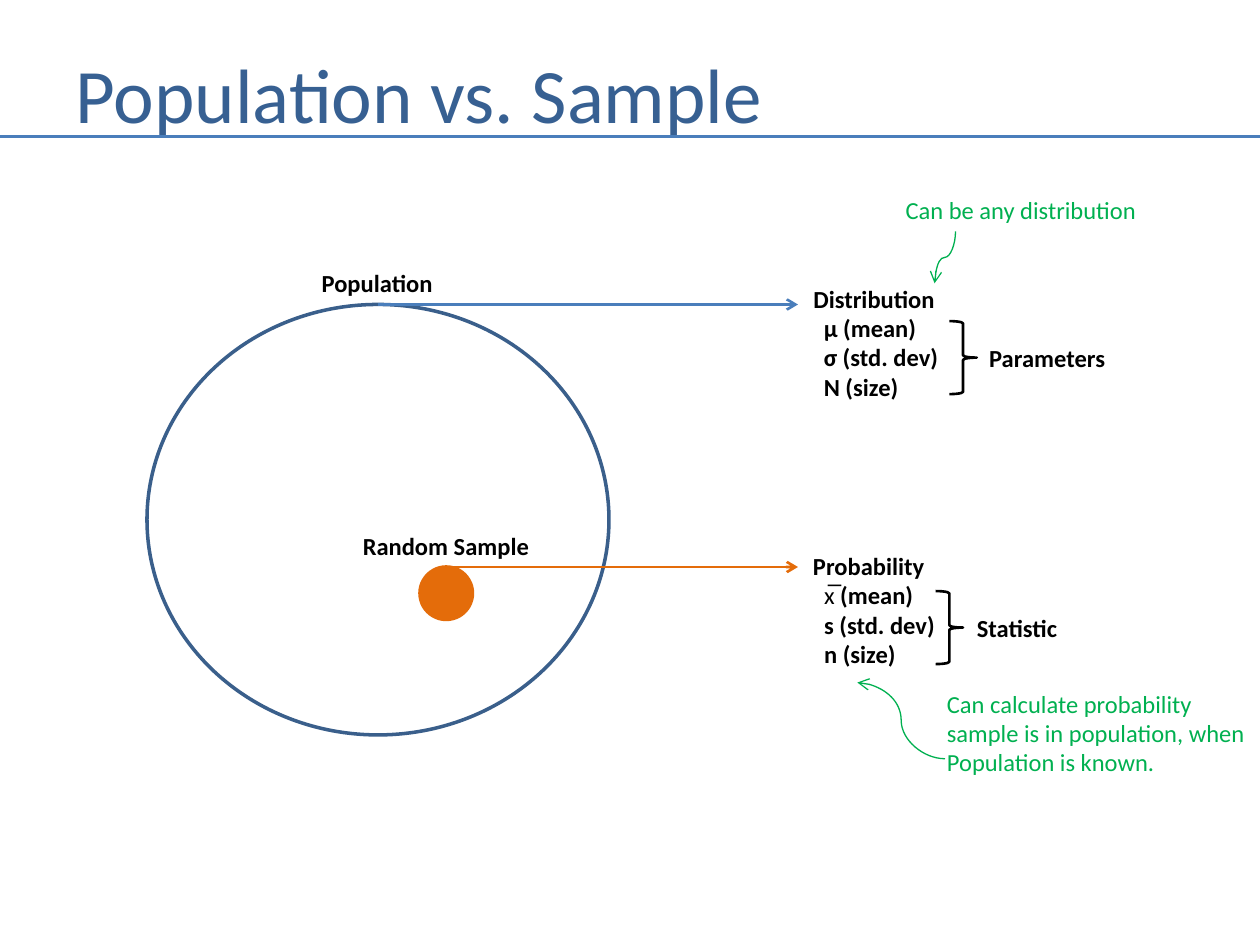
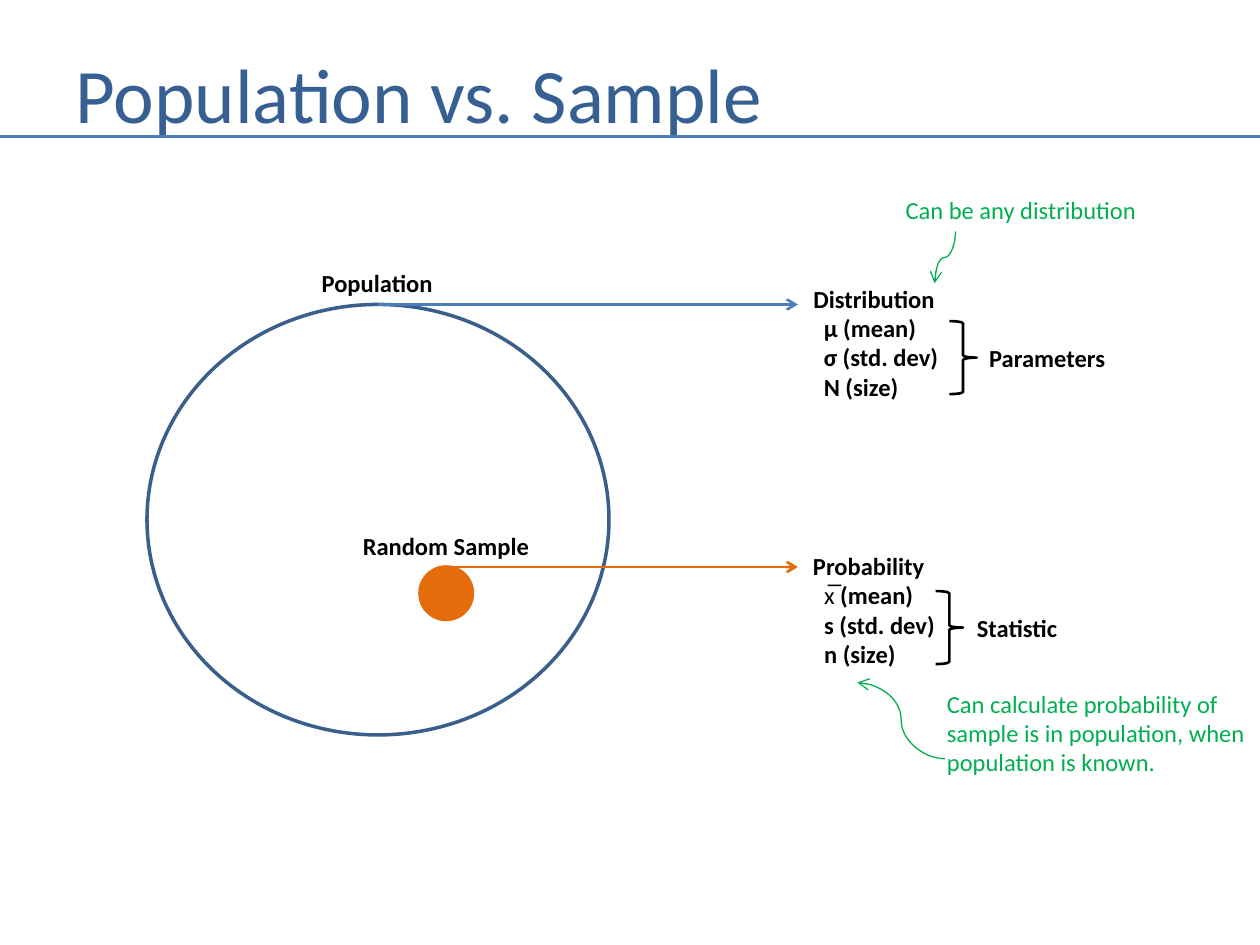
Before and after one commit to andrewferlitsch/Portland-Data-Science-Group, a slide deck: slide 8 of Presentations/Stats - Basics - Terms.pptx. Drawn at 1260x945 pixels with LibreOffice and Linux fonts; fonts in the diff are those of the drawing. Boxes give left, top, right and bottom in pixels: in the first picture for what was removed or moved away, otherwise in the second. Text is boxed around its words. In the diff, an @@ line names an element or a change of style, - is before the commit and + after.

Commit message:
fix typos in basic stats

```diff
--- a/Presentations/Stats - Basics - Terms.pptx
+++ b/Presentations/Stats - Basics - Terms.pptx
@@ text at (947, 696, 1217, 717): text changed @@
-Can calculate probability
+Can calculate probability of
@@ text at (947, 754, 1154, 775): text changed @@
-Population is known.
+population is known.
```
